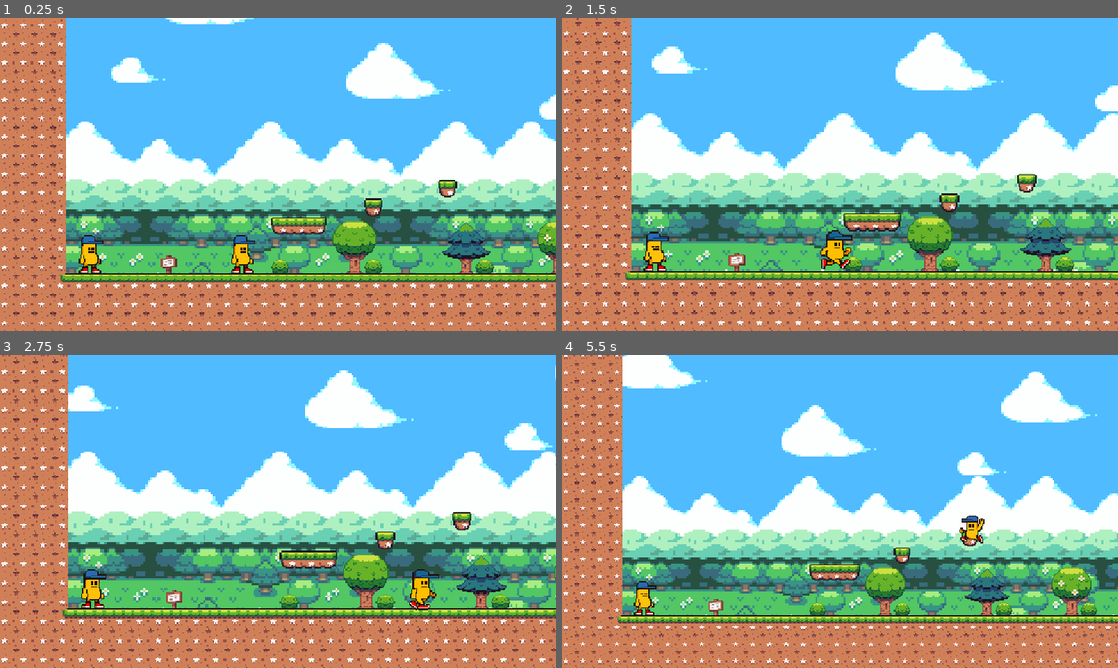
Above: before the commit, frames 1-4 (two rows, left to right).
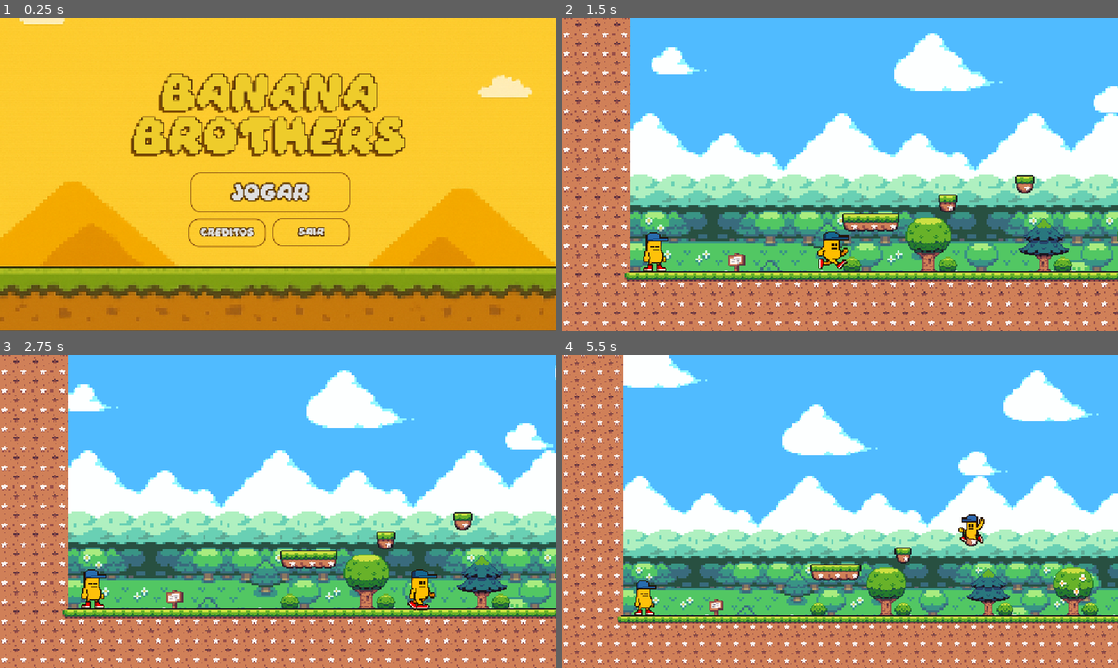
Above: after the commit, the same moments.

Repository: Jv1ctor/Banana-Brothers
Game: Godot game, scene res://ui/start_screen.tscn
The game is run twice, just before and just after one commit, with the same random seed, the same clock (stepped at 60 frames per second) and the same inputs. Before the commit the project starts from res://levels/world_1.tscn.
Inputs (mouse positions are in pixels of both pictures, inside the frame that each line leads up to):
- Up to frame 1 (0.25 s): no input
- Up to frame 2 (1.5 s): click (834, 193) at 0.5 s, where only the run after the commit has a clickable "JOGAR"; hold D (p1_ui_move_right) from 1.28 s (still down); tap Space (p1_ui_action) at 1.35 s
- Up to frame 3 (2.75 s): keep holding D (p1_ui_move_right); tap W (p1_ui_move_jump) at 1.52, 2.27 s; tap Space (p1_ui_action) at 2.1 s
- Up to frame 4 (5.5 s): release D (p1_ui_move_right) at 2.78 s; hold A (p1_ui_move_left) 2.78-3.53 s; tap Space (p1_ui_action) every 0.75 s from 2.85 to 5.1 s; hold D (p1_ui_move_right) 3.53-5.03 s; tap W (p1_ui_move_jump) at 3.77, 4.52, 5.27 s; hold A (p1_ui_move_left) from 5.03 s (still down)

The runs differ from the first frame. In frame 1, 99% of the frame differs, in the area x 0-100%, y 0-100%; in frame 2, 12%; in frame 3, 3.9%; in frame 4, 9.2%.

Commit message:
bananaSprites

Diff:
--- a/project.godot
+++ b/project.godot
@@ -11,7 +11,7 @@
 [application]
 
 config/name="banana-brothers"
-run/main_scene="uid://diacj6ghjhr3u"
+run/main_scene="uid://cc3ryhel288iq"
 config/features=PackedStringArray("4.4", "GL Compatibility")
 config/icon="res://icon.svg"
 
Not shown, added: assets/sprites/bananaSprites/hurting/hurting.png.import
Not shown, added: assets/sprites/bananaSprites/idle/idleOne.png.import
Not shown, added: assets/sprites/bananaSprites/idle/idleOneBlinking1.png.import
Not shown, added: assets/sprites/bananaSprites/idle/idleOneBlinking2.png.import
Not shown, added: assets/sprites/bananaSprites/idle/idleTwo.png.import
Not shown, added: assets/sprites/bananaSprites/idle/idleTwoBlinking1.png.import
Not shown, added: assets/sprites/bananaSprites/idle/idleTwoBlinking2.png.import
Not shown, added: assets/sprites/bananaSprites/jumping/jumpingOne.png.import
Not shown, added: assets/sprites/bananaSprites/jumping/jumpingTwo.png.import
Not shown: 1 places in ui/start_screen.tscn that only renumber resources
